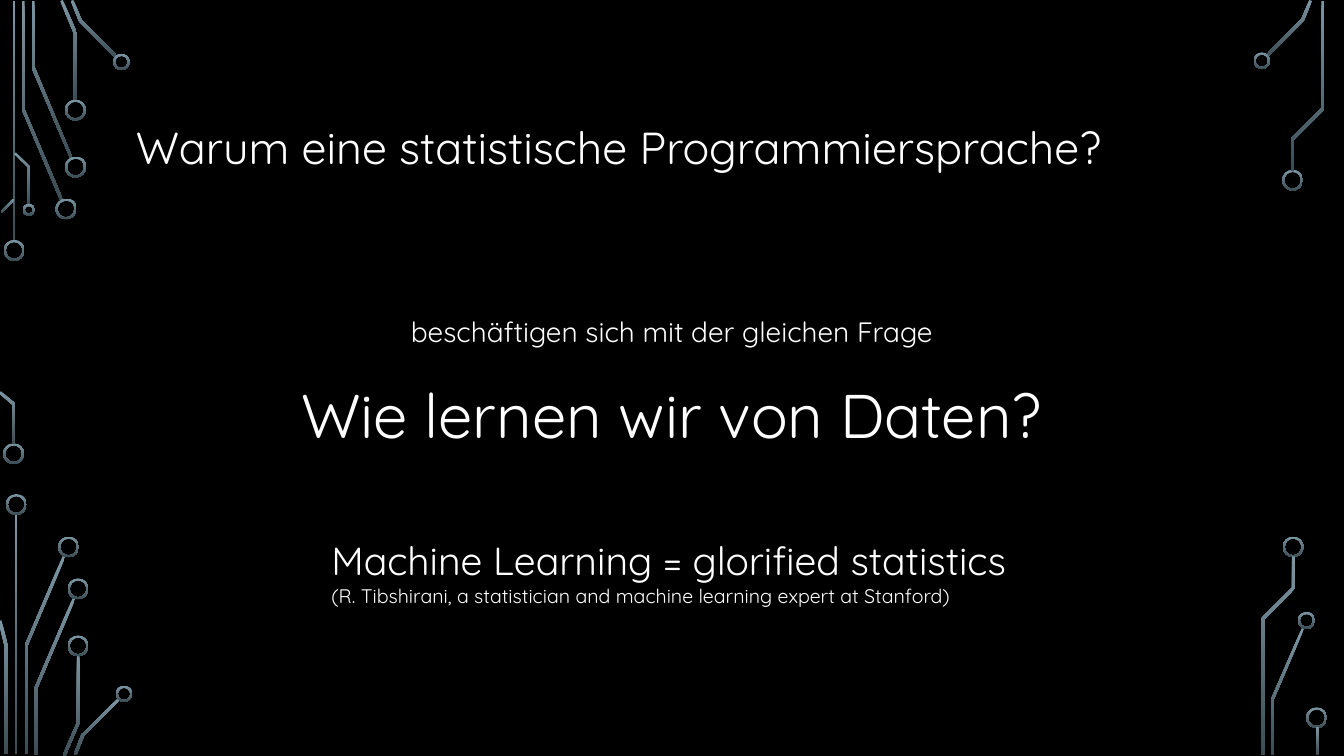
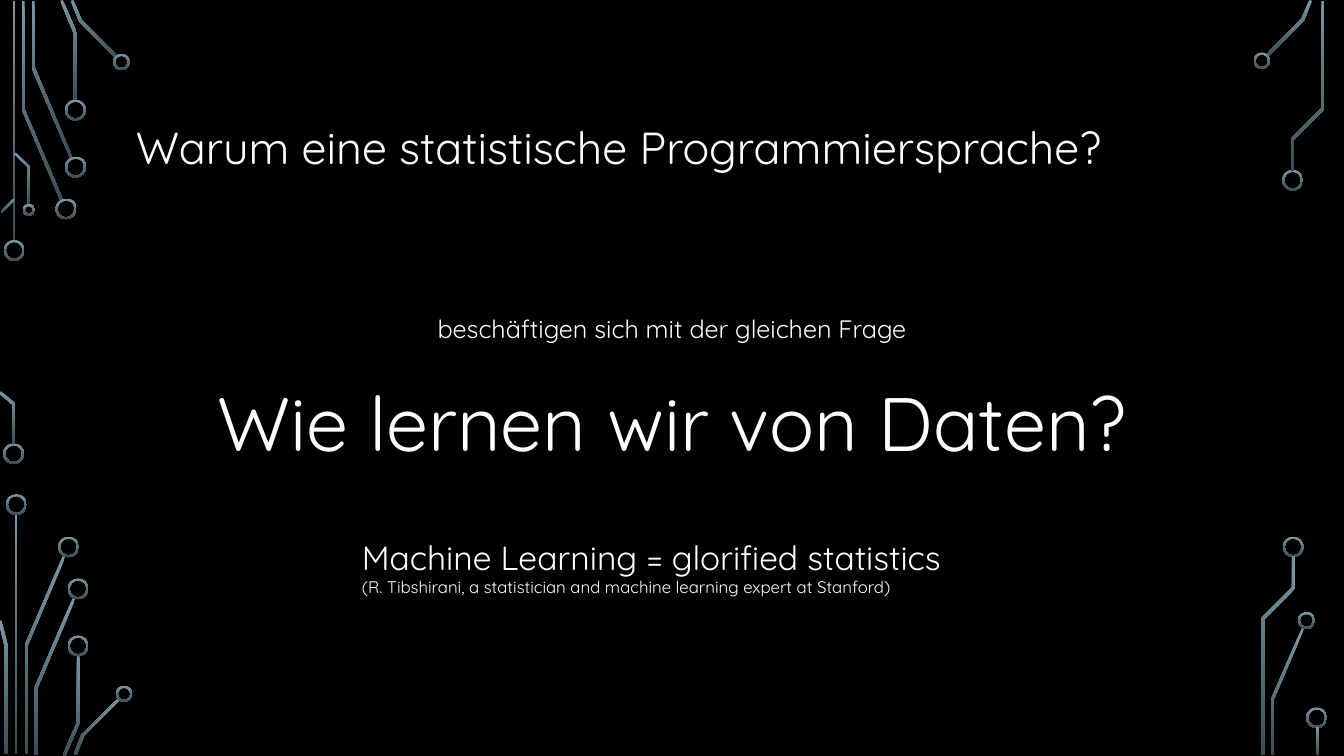
Before and after one commit to hacpro/introduction-machine-learning, a slide deck: slide 26 of presentation.pptx. Drawn at 1344x756 pixels with LibreOffice and Linux fonts; fonts in the diff are those of the drawing; background and template pictures are left out. Boxes give left, top, right and bottom in pixels: in the first picture for what was removed or moved away, otherwise in the second. Text is boxed around its words. In the diff, an @@ line names an element or a change of style, - is before the commit and + after.

Commit message:
Reinforcement learning added.

```diff
--- a/presentation.pptx
+++ b/presentation.pptx
@@ text "beschäftigen sich mit der gleichen ..." at bbox=[218, 319, 1127, 452]: size 20 to 18 pt in "beschäftigen sich mit der gleichen Frage"; size 44 to 54 pt in "Wie lernen wir von Daten?" @@
@@ text "Machine Learning = glorified statistics": place and size @@
-text "Machine Learning = glorified statistics" at bbox=[331, 546, 1006, 607]
+text "Machine Learning = glorified statistics" at bbox=[362, 545, 940, 597]
@@ text "Machine Learning = glorified statistics" at bbox=[362, 545, 940, 597]: size 28 to 24 pt in "Machine Learning = glorified statistics"; size 14 to 12 pt in "(R. Tibshirani, a statistician and machine learning ..." @@
```
Also in this commit, not shown: 3 other slides changed, 1 slide added.
